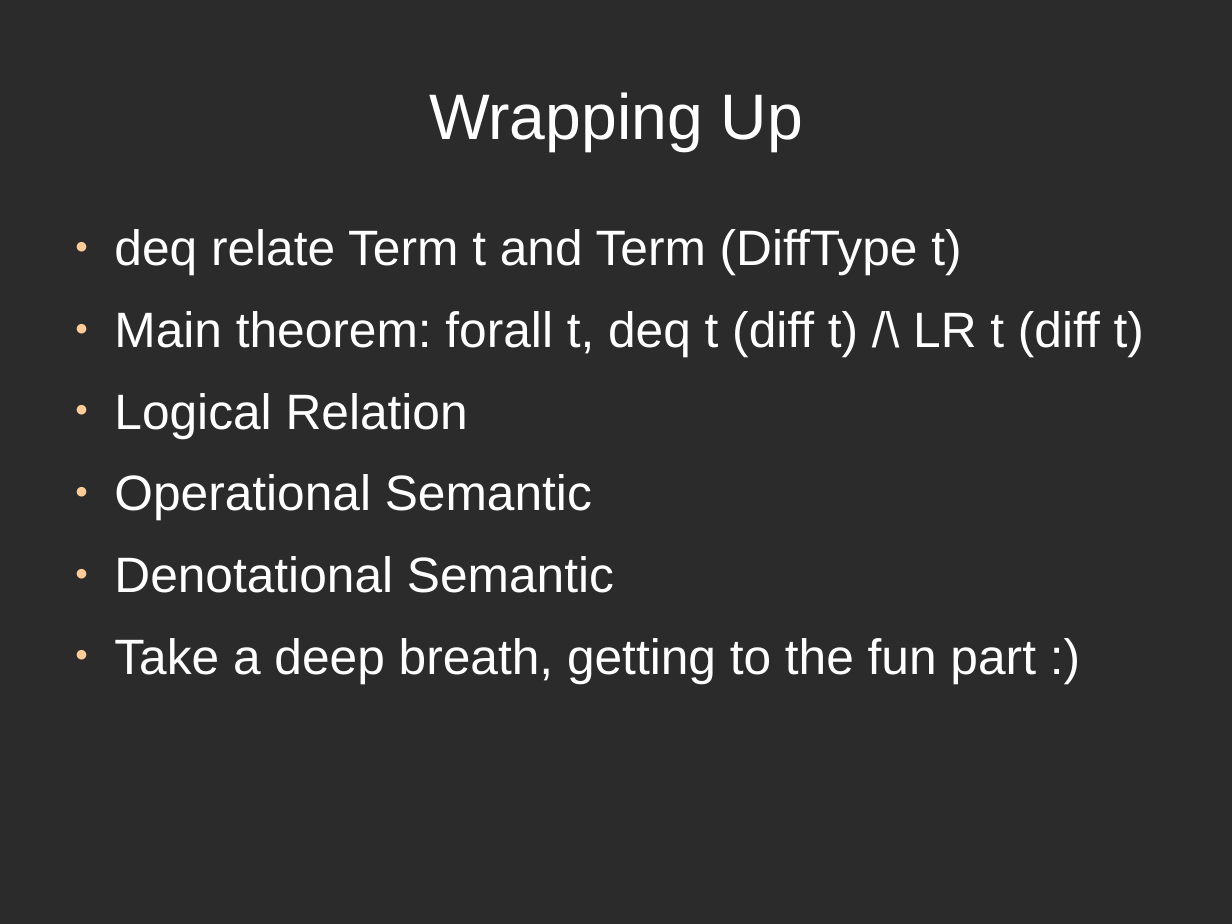
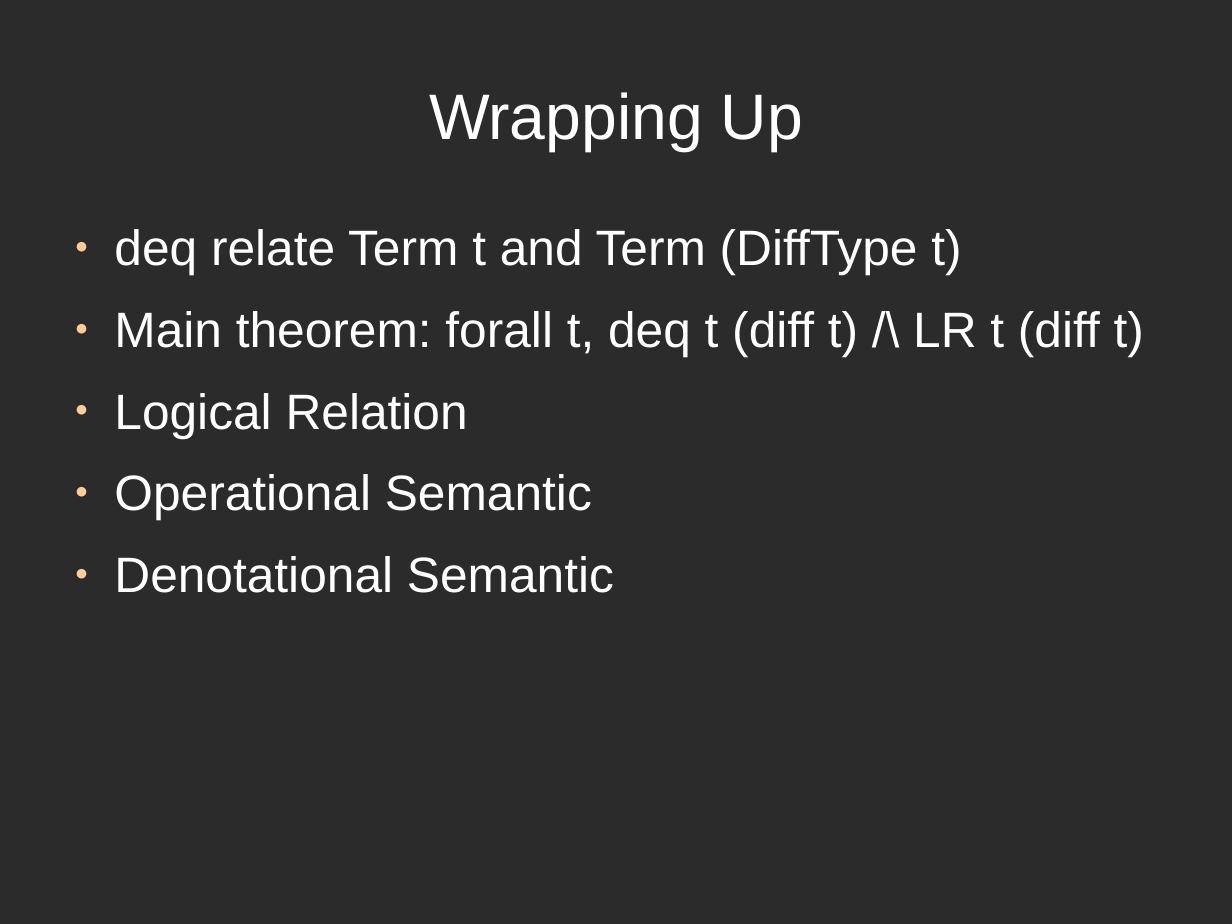
Before and after one commit to ThoughtWorksInc/DeepDarkFantasy, a slide deck: slide 37 of Talk.odp (slide 20 before the commit). Drawn at 1232x924 pixels with LibreOffice and Linux fonts; fonts in the diff are those of the drawing; background and template pictures are left out; a plain dark background stands for a picture behind light text. Boxes give left, top, right and bottom in pixels: in the first picture for what was removed or moved away, otherwise in the second. Text is boxed around its words. In the diff, an @@ line names an element or a change of style, - is before the commit and + after.

```diff
--- a/Talk.odp
+++ b/Talk.odp
@@ text at [114, 638, 1036, 683]: paragraph removed @@
-● Take a deep breath, getting to the fun part :)
```
Also in this commit, not shown: 10 other slides changed, 1 slide added, 1 slide removed.
